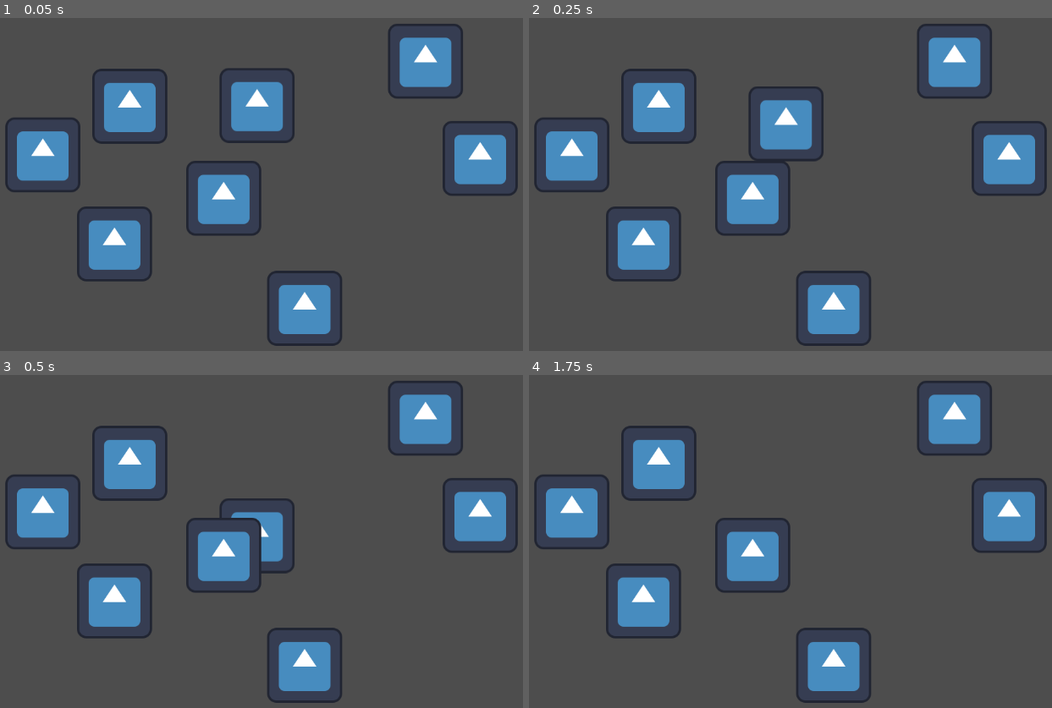
Above: before the commit, frames 1-4 (two rows, left to right).
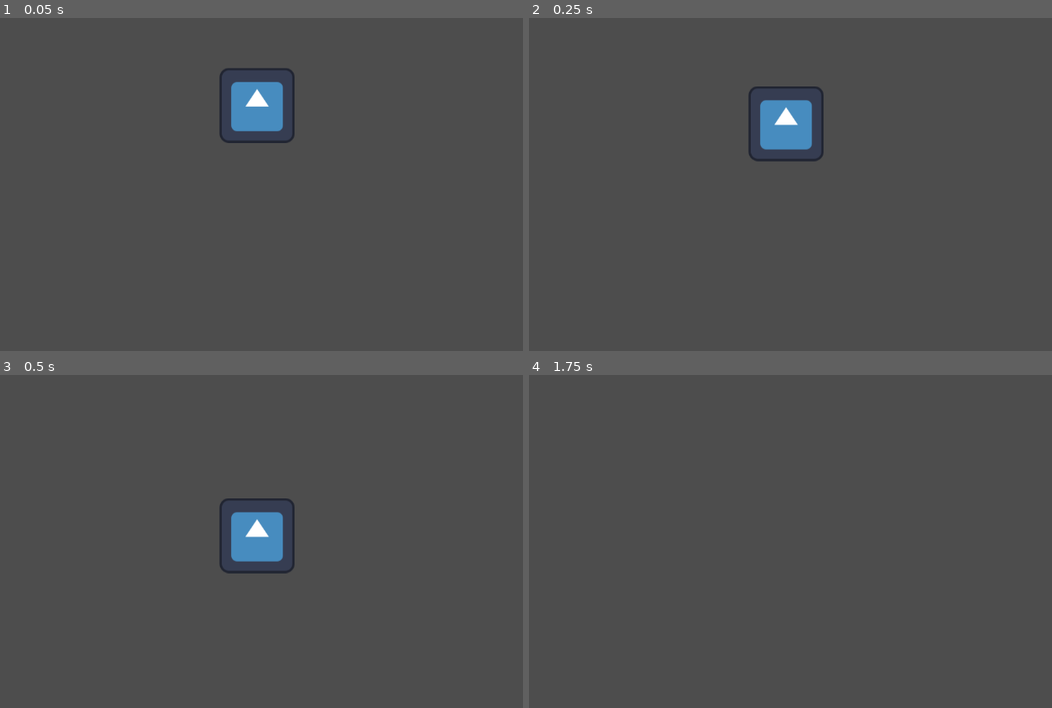
Above: after the commit, the same moments.

Repository: whizary/Pizza-Delivery
Game: Godot game, scene res://main.tscn
The game is run twice, just before and just after one commit, with the same random seed, the same clock (stepped at 60 frames per second) and the same inputs. The project has no main scene, so this scene is started directly. The engine's default icon, where the game draws it, is replaced by a stand-in: a white triangle on a blue panel in a dark square.
Inputs:
- Up to frame 1 (0.05 s): no input
- Up to frame 2 (0.25 s): no input
- Up to frame 3 (0.5 s): no input
- Up to frame 4 (1.75 s): tap Enter (ui_accept) at 0.5, 0.77, 1.25, 1.52 s; hold Right (ui_right) from 0.53 s (still down)

The runs differ from the first frame. In frame 1, 13% of the frame differs, in the area x 0-100%, y 1-99%; in frame 2, 13%; in frame 3, 13%; in frame 4, 13%.

Commit message:
Update main.tscn

Diff:
--- a/main.tscn
+++ b/main.tscn
@@ -17,31 +17,3 @@
 [node name="Icon" type="Sprite2D" parent="CharacterBody2D"]
 position = Vector2(81, 80)
 texture = ExtResource("2_a1g5q")
-
-[node name="Icon" type="Sprite2D" parent="."]
-position = Vector2(210, 303)
-texture = ExtResource("2_a1g5q")
-
-[node name="Icon2" type="Sprite2D" parent="."]
-position = Vector2(332, 455)
-texture = ExtResource("2_a1g5q")
-
-[node name="Icon3" type="Sprite2D" parent="."]
-position = Vector2(518, 377)
-texture = ExtResource("2_a1g5q")
-
-[node name="Icon4" type="Sprite2D" parent="."]
-position = Vector2(656, 565)
-texture = ExtResource("2_a1g5q")
-
-[node name="Icon5" type="Sprite2D" parent="."]
-position = Vector2(955, 309)
-texture = ExtResource("2_a1g5q")
-
-[node name="Icon6" type="Sprite2D" parent="."]
-position = Vector2(862, 143)
-texture = ExtResource("2_a1g5q")
-
-[node name="Icon7" type="Sprite2D" parent="."]
-position = Vector2(358, 220)
-texture = ExtResource("2_a1g5q")
